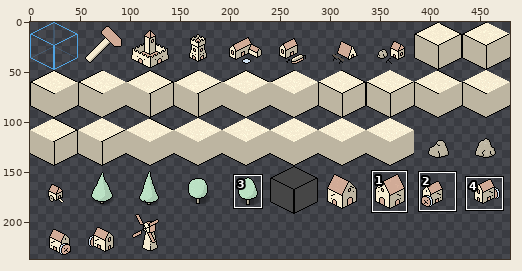
Two versions of one sprite sheet, data/gfx/paper/full_48x48.png. Above: a wide view before the commit, with the close-up outlined.
Close-up. Before the edit:
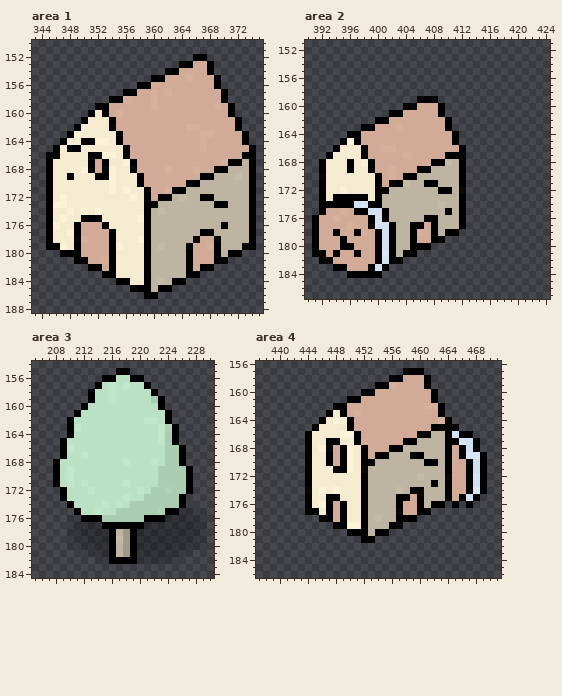
The file is 480x240 pixels. Pixels under 10% opacity are left out. Colours within 5 levels of each other are drawn and written as one. Shown: area 1: x 343..375, y 150..188; area 2: x 390..424, y 151..187; area 3: x 205..230, y 154..184; area 4: x 437..471, y 156..186. The wide view leaves out empty margins. The commit also changed other parts of the picture, which this record leaves out.
Once edited:
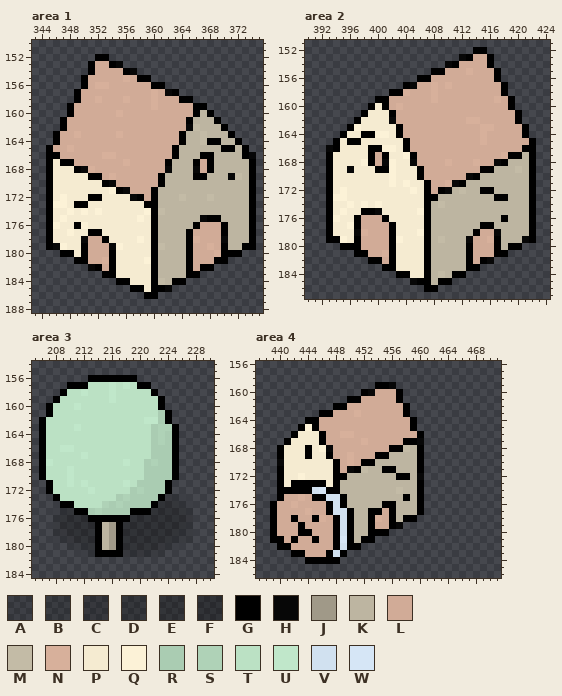
Palette (. is transparent): A #0000001f  B #0000002c  C #00000037  D #0000003d  E #00000044  F #0000004c  G #000000  H #070707  J #a09988  K #bdb5a1  L #d1ab97  M #c3bba6  N #d7b09b  P #f5ebd1  Q #fcf2d7  R #aaccb2  S #afd2b7  T #bbe1c4  U #c0e7ca  V #d1e1f0  W #d6e6f6
What changed:
Changed rows in their new state; - is an unchanged pixel.
Area 1:
first column x 345:
152 -------GG------------..-------
153 ------GLLGH--------.....------
154 ------GLLLLGH----.......------
155 -----GLLLLLNLGG..........-----
156 -----GLNNLLLLLLGG........-----
157 ----GLLLLLLLL----HG.......----
158 ----GLLNLLL--------GG.....----
159 ---GLLLLL------------GG....---
160 ---GLLLLL------------GKG...---
161 --GLLLLLLL----------GKKKG...--
162 --GLLLLLLL----------HMKKKG..--
163 -GLLNLLLLLN--------GKKMKKKG..-
164 -GLLLLLLLLL--------GKKMGGKKG.-
165 GLLNLLLLLLLL------GKKKKKKGGKG.
166 G-LLLLLLNNLL------GKKKGGKKKK-H
167 --GGLLL-LLLNL----GKKKG-GKKKK--
168 ----GHN-LLLLL----HKKKH-GKK----
169 ---P--G-LNLLLL--GKKKKG-K--H---
170 --------GHLLLL--GKKKKK--------
171 ----------GHLLLGKKKK----------
172 ------GG----HGLGKK----KM------
173 ----GG------------------KK----
174 --------------QG--------------
175 -----PPP------PG------HGG-----
176 -----QPPP-----PG-----GLLL-----
177 ----PPGGPP----PG----GLLLLG----
178 ----PH--GP----PG----GN--LH----
179 -H--PG---H----PG----G---LG--G-
180 ----PG--------PG--------NG----
181 --------------QG--------------
182 ------H-------PG-------G------
183 --------------PG--------------
184 --------------PG--------------
185 ------------G-PG-H------------
Area 2:
first column x 391:
152 -----------------------GG-------
153 ---------------------HGLLG------
154 -------------------HGLLLLG------
155 -----------------GGLLLNLLLG-----
156 ---------------GGLLLLLLLLLG-----
157 -------------GHLLNLNLLLLLLLG----
158 -----------GGNLLLNLLLLLLLLLG----
159 ---------GGLLLLLLNLLLLLLLLNLG---
160 --------GPGLNLL---LLLLLLLLLLG---
161 -------GPPP-L-----LLLLLLLLLLLG--
162 ------GPPPPH-------LLLNNLLLLLG--
163 -----GQPPPPPG------LLLLLNNLLLLG-
164 ----GPPGGQQPG-------LLLLNLLLLLG-
165 ---GPG-PPPPPPG------LLLLNLLLLLLG
166 --H----PGGQQPG-------LLLLLLLLLGG
167 -------PG-GPPQG----LLLLLLLLNGGKG
168 -.G--P--G-HQPPH--LLNLLLNLLHGKKKG
169 -.G--H--PGGQPPP-LLLLLLLLGGKKKMKG
170 -.G------PPQPPPGLLLLLLHGKKKKKKKG
171 -.G------PPQPQPP-LLNH-KKKKKKKKKG
172 -.G------PPPPPQPGL-H-MKKGGKKKKKG
173 -.GQQPPP-PPPPPPPGG---KKKKKGGKKKG
174 -.-PPQPQPQPPPPPPG----KKKKKKKKKKG
175 -.GPQPP-GHPPPPPQG--K-KKKKKKKKKKG
176 ..GQPPG-LL-PPPPP-K---KKKKKKGKKKG
177 ..GPPQG-LLL-PPPPGK---KKKGGKKKKKG
178 ..GPPPH--LL-PPPQGK-KKKKGLLHKKKKG
179 ..GGQPG--LL-QPPPGKMKKKHLLNGKKKHG
180 ....--G--LL-PPPP-KKKKKGLLLGKGG--
181 ......-G-LN-PPPPGKKKKKGLLLGG----
182 -.......G-L-PPPPGKKKKKGLGH------
183 ---.......-GPPPPGKKKKKGG--------
184 -----.....--GGPPGKMKGG----------
185 --------------HGGKGG------------
186 ----------------GG--------------
Area 3:
first column x 206:
155 -----------..-----------
156 -------GG--GG-.---------
157 ----GGGTT-----G---------
158 ---GTTUT----------------
159 --GTTTTT--------T-------
160 -GTTTUT-----------------
161 -GTTTT-----------R------
162 GTTTT------------R------
163 GTTTT-----------RS------
164 GTTTT-----------RS------
165 GTTT------------RS------
166 GTTU------------RR-G.---
167 GTTT------------RR-G.---
168 GUT------------RSR-G.---
169 GTT------------RR--G..--
170 GTT------------RR--G..--
171 -GT-----------RRR-G...--
172 -GTT---------RSR--G...--
173 --GT-------RSRR--GCBA---
174 ---G-----SRSR---GFEDB---
175 --ACE-GRSRR--GGGFFFEDB..
176 --BEFFF--GGGGFFFFF--EC..
177 --BEFFF-GKJ-FFF-----EB..
178 --BCEF--GKJGFF-----ECB..
179 --ABCE--GKJGFF---EECBA..
180 --------GKJGEEEEECBA....
181 --------GG-GCCCCBA....--
182 --------............----
Area 4:
first column x 439:
157 -------------------...---------
158 -----------------......--------
159 -----------------H.....--------
160 ------------------G.....-------
161 ------------------G.....-------
162 -------------------G.....------
163 -------G-LL--------G.....------
164 -----GGLLLLL--------G.....-----
165 ----GQ-LLLLL--------G......----
166 ---GPP-GLLNNL---------.......--
167 --GPPP-GLLLLL--------H........-
168 -GPPP-----LLLL-------G........-
169 -GPPP-----LNLL------K-.........
170 -HPPPP--PGLNL--------G.........
171 -GPPPP----LHGM--GG---G.........
172 -GPPQP---GGKKK----GG-H.........
173 -GPGG-GG-GKKKK-------G.........
174 -GGGGGVWGGKKKK------K-.........
175 -GLLNLGGVVGKKK----K-K-........-
176 GLLNLLLL-V-KKK--GGKKK-...-.-.--
177 GLLLLNLL-VVGKKGGLGKKK-.--------
178 GLLGLLGNLGVGKKGNLGK------------
179 GLLLGLLLL-VGKKGLL--------------
180 GLLLGGLLLGV-KKG----------------
181 GGLGLLGLLGWGK------------------
182 -GGLLLLLLGVGG------------------
183 ---GGLLLGVG--------------------
184 -----GGGGG---------------------
Boxes around the changes in both close-ups, in picture pixels (x1, y1, x2, y2):
changed: (46, 54, 256, 292)
changed: (312, 47, 536, 292)
changed: (39, 368, 207, 564)
changed: (270, 368, 487, 564)
